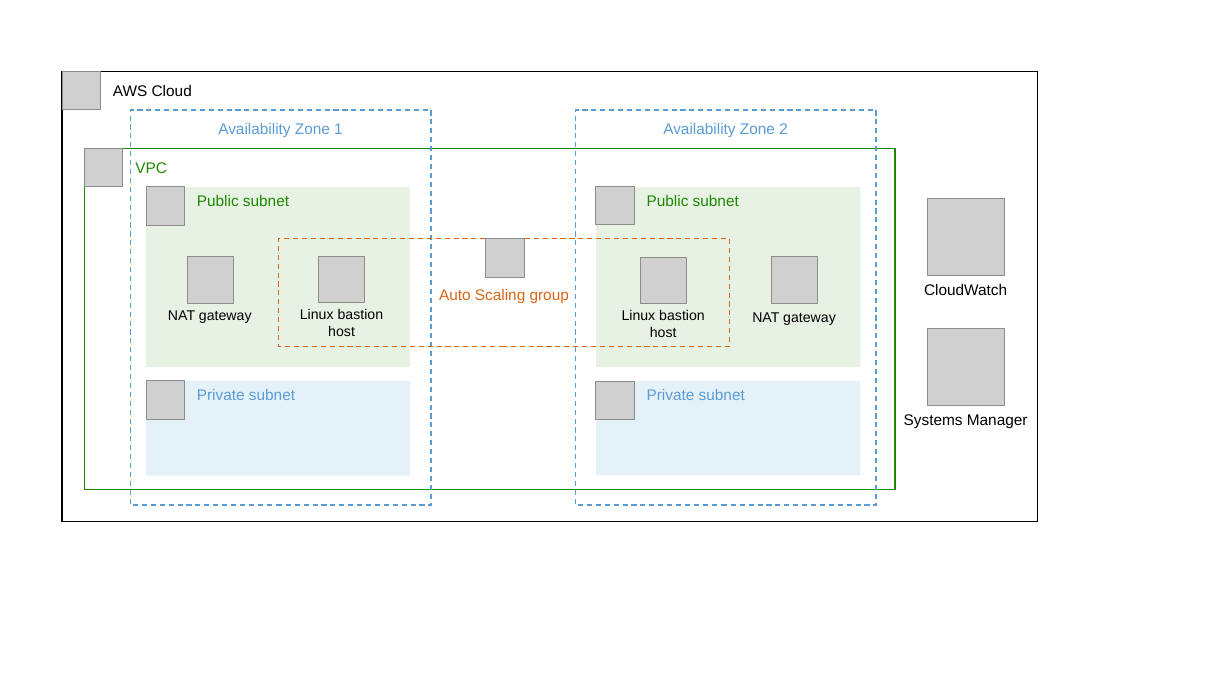
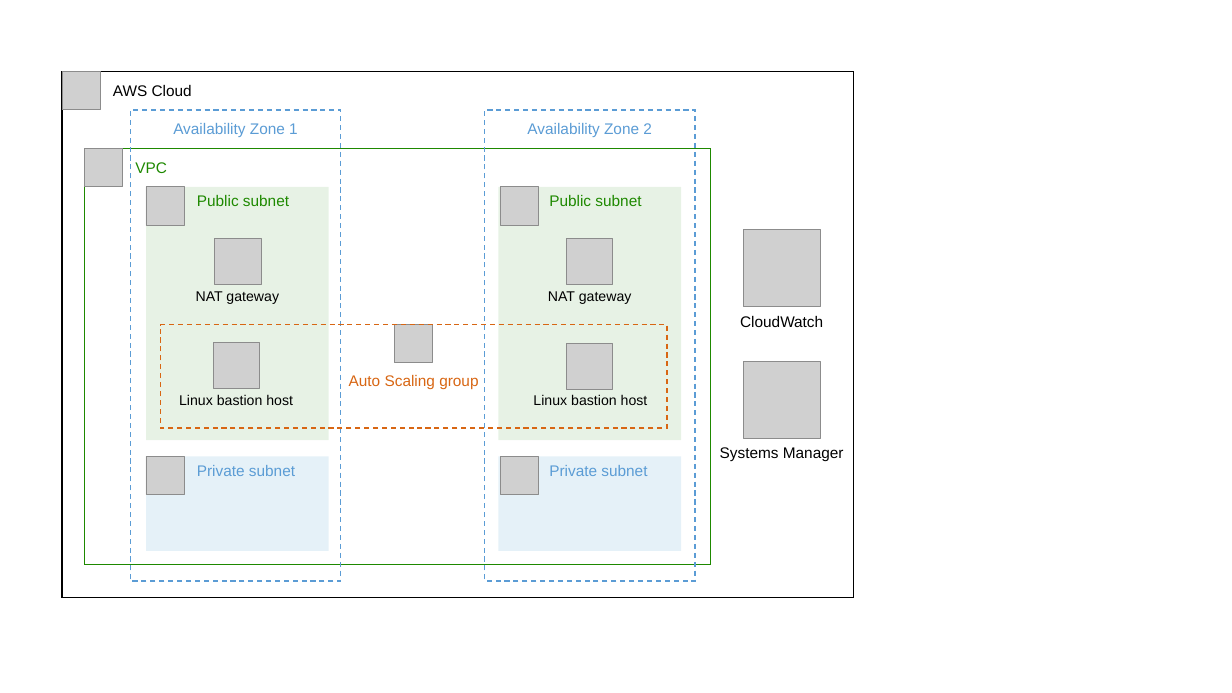
Before and after one commit to aws-quickstart/quickstart-linux-bastion, a slide deck: slide 1 of docs/deployment_guide/images/linux-bastion-architecture.pptx. Drawn at 1232x693 pixels with LibreOffice and Linux fonts; fonts in the diff are those of the drawing; grey boxes stand for pictures. Boxes give left, top, right and bottom in pixels: in the first picture for what was removed or moved away, otherwise in the second. Text is boxed around its words. In the diff, an @@ line names an element or a change of style, - is before the commit and + after.

```diff
--- a/docs/deployment_guide/images/linux-bastion-architecture.pptx
+++ b/docs/deployment_guide/images/linux-bastion-architecture.pptx
@@ rectangle "AWS Cloud": place and size @@
-rectangle "AWS Cloud" at [62, 71, 1038, 521]
+rectangle "AWS Cloud" at [62, 71, 853, 597]
@@ rectangle "Availability Zone 1": place and size @@
-rectangle "Availability Zone 1" at [130, 110, 432, 506]
+rectangle "Availability Zone 1" at [130, 110, 341, 581]
@@ rectangle "Availability Zone 2": place and size @@
-rectangle "Availability Zone 2" at [576, 110, 877, 506]
+rectangle "Availability Zone 2" at [484, 110, 695, 581]
@@ rectangle "VPC": place and size @@
-rectangle "VPC" at [84, 149, 895, 490]
+rectangle "VPC" at [84, 149, 711, 566]
@@ rectangle "Public subnet": place and size @@
-rectangle "Public subnet" at [146, 187, 410, 367]
+rectangle "Public subnet" at [146, 187, 329, 440]
@@ rectangle "Public subnet": place and size @@
-rectangle "Public subnet" at [596, 187, 860, 367]
+rectangle "Public subnet" at [498, 187, 681, 440]
@@ picture: place and size @@
-picture at [596, 187, 635, 226]
+picture at [500, 187, 539, 226]
@@ picture: place and size @@
-picture at [188, 257, 234, 303]
+picture at [215, 238, 262, 285]
@@ picture: place and size @@
-picture at [772, 257, 818, 303]
+picture at [567, 238, 613, 285]
@@ picture: place and size @@
-picture at [927, 199, 1004, 275]
+picture at [743, 230, 820, 307]
@@ text "NAT gateway": place and size @@
-text "NAT gateway" at [168, 310, 252, 323]
+text "NAT gateway" at [196, 291, 279, 304]
@@ text "NAT gateway": place and size @@
-text "NAT gateway" at [752, 312, 836, 325]
+text "NAT gateway" at [548, 291, 632, 304]
@@ rectangle "Auto Scaling group": place and size @@
-rectangle "Auto Scaling group" at [279, 238, 730, 347]
+rectangle "Auto Scaling group" at [161, 324, 667, 428]
@@ picture: place and size @@
-picture at [486, 238, 525, 277]
+picture at [395, 324, 433, 363]
@@ picture: place and size @@
-picture at [319, 257, 365, 303]
+picture at [213, 343, 260, 389]
@@ picture: place and size @@
-picture at [640, 257, 687, 303]
+picture at [567, 343, 613, 389]
@@ text "Linux bastion host" rewrapped from [300, 308, 384, 336] to [179, 394, 293, 405] @@
@@ text "Linux bastion host" rewrapped from [622, 309, 705, 337] to [533, 394, 648, 405] @@
@@ 2 texts, 1 picture: place and size @@
-2 texts, 1 picture at [904, 284, 1028, 428]
+2 texts, 1 picture at [720, 316, 844, 461]
@@ picture: place and size @@
-picture at [146, 381, 185, 420]
+picture at [146, 457, 185, 495]
@@ rectangle "Private subnet": place and size @@
-rectangle "Private subnet" at [146, 381, 410, 476]
+rectangle "Private subnet" at [146, 457, 329, 552]
@@ rectangle "Private subnet": place and size @@
-rectangle "Private subnet" at [596, 381, 860, 475]
+rectangle "Private subnet" at [498, 457, 681, 552]
@@ picture: place and size @@
-picture at [596, 381, 635, 420]
+picture at [500, 457, 539, 495]
```
Also in this commit, not shown: 1 other file.
